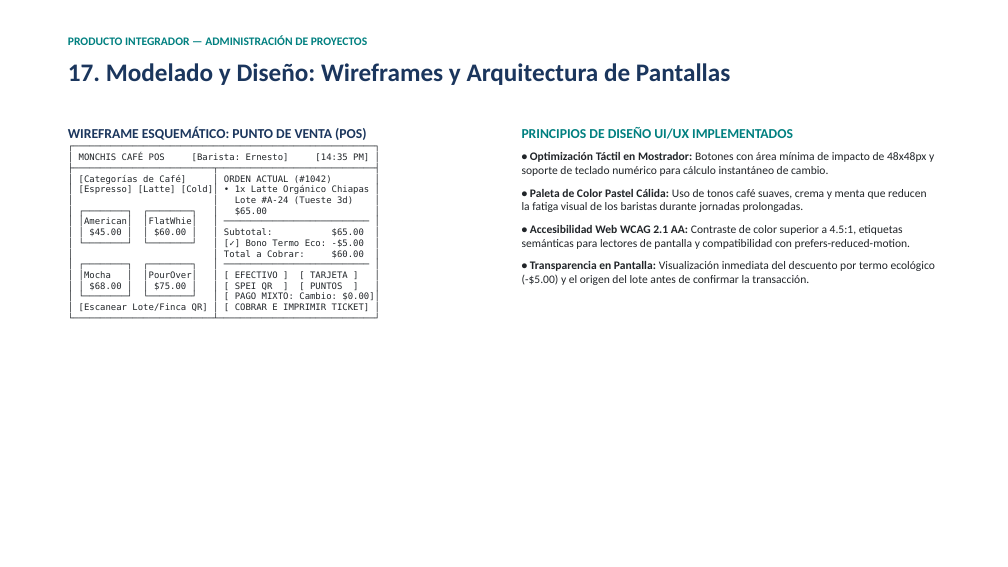
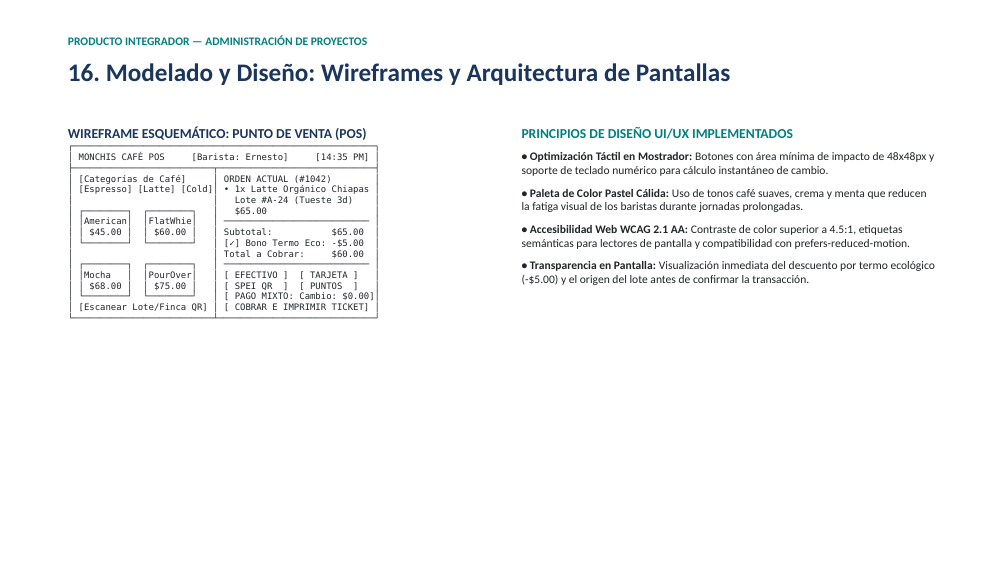
Before and after one commit to ErnestoFM/Proyecto, a slide deck: slide 17 of docs/presentacion/Presentacion_Producto_Integrador_Monchis_Cafe.pptx (slide 18 before the commit). Drawn at 1008x567 pixels with LibreOffice and Linux fonts; fonts in the diff are those of the drawing. Boxes give left, top, right and bottom in pixels: in the first picture for what was removed or moved away, otherwise in the second. Text is boxed around its words. In the diff, an @@ line names an element or a change of style, - is before the commit and + after.

```diff
--- a/docs/presentacion/Presentacion_Producto_Integrador_Monchis_Cafe.pptx
+++ b/docs/presentacion/Presentacion_Producto_Integrador_Monchis_Cafe.pptx
@@ text at [68, 63, 730, 85]: text changed @@
-17. Modelado y Diseño: Wireframes y Arquitectura de Pantallas
+16. Modelado y Diseño: Wireframes y Arquitectura de Pantallas
```
Also in this commit, not shown: 3 other slides changed, 1 slide removed, 10 other files.
